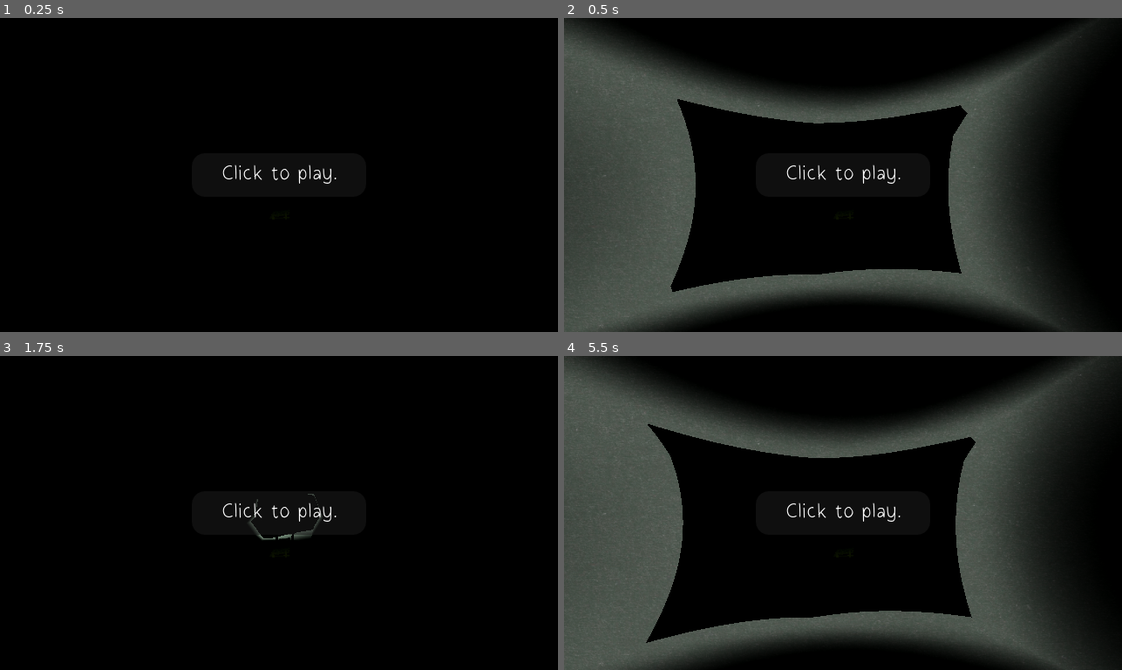
Above: before the commit, frames 1-4 (two rows, left to right).
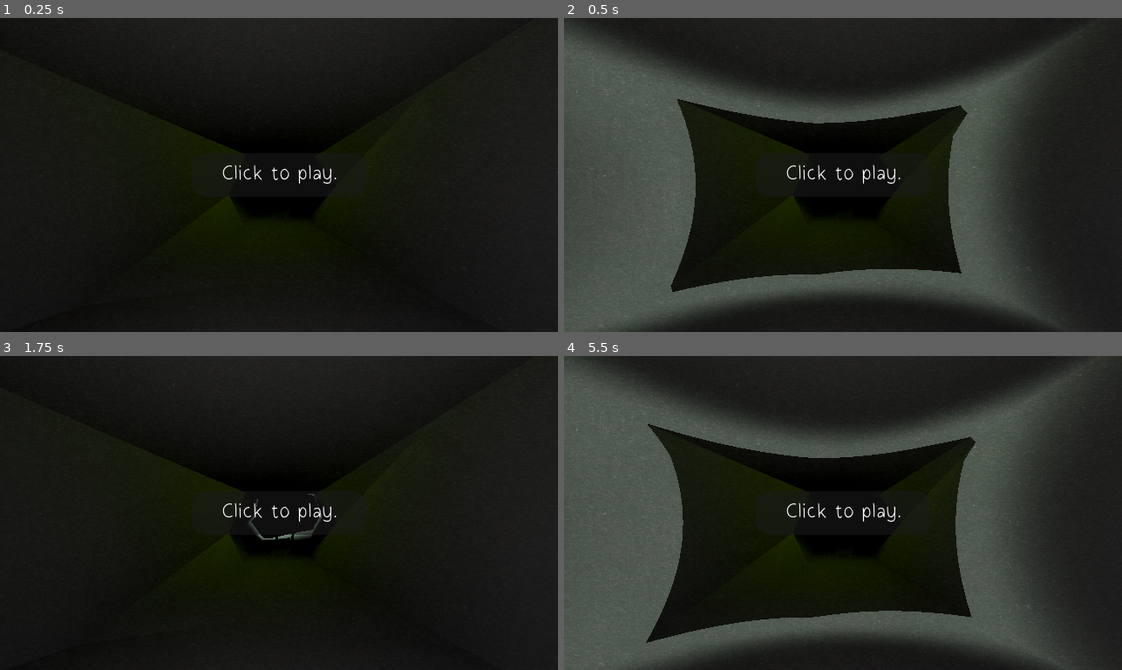
Above: after the commit, the same moments.

Repository: danielday-dev/Fishfest2024
Game: Godot game, scene res://Scenes/Main.tscn
Two runs of this game, one before a commit and one after it. Both use one fixed random seed, a clock stepped at 60 frames per second and the inputs below.
Inputs (mouse positions are in pixels of both pictures, inside the frame that each line leads up to):
- Up to frame 1 (0.25 s): no input
- Up to frame 2 (0.5 s): no input
- Up to frame 3 (1.75 s): tap Enter at 0.5, 1.25 s; move the mouse to (401, 497) at 0.52 s; hold D (Player_Movement_Right) 0.53-1.28 s; move the mouse to (167, 528) at 1.27 s; hold S (Player_Movement_Backward) from 1.28 s (still down)
- Up to frame 4 (5.5 s): tap Enter every 0.75 s from 2 to 4.25 s; move the mouse to (898, 443) at 2.02 s; release S (Player_Movement_Backward) at 2.03 s; hold D (Player_Movement_Right) 2.03-2.78 s; move the mouse to (815, 575) at 2.77 s; hold W (Player_Movement_Forward) 2.78-3.53 s; move the mouse to (1010, 560) at 3.52 s; hold A (Player_Movement_Left) 3.53-5.03 s; move the mouse to (675, 465) at 4.27 s; move the mouse to (870, 513) at 5.02 s; hold S (Player_Movement_Backward) from 5.03 s (still down)

The runs differ from the first frame. In frame 1, 36% of the frame differs, in the area x 0-100%, y 0-100%; in frame 2, 24%; in frame 3, 36%; in frame 4, 20%.

Commit message:
Max lights fix

Diff:
--- a/project.godot
+++ b/project.godot
@@ -76,3 +76,4 @@
 
 renderer/rendering_method="gl_compatibility"
 renderer/rendering_method.mobile="gl_compatibility"
+limits/opengl/max_lights_per_object=16
